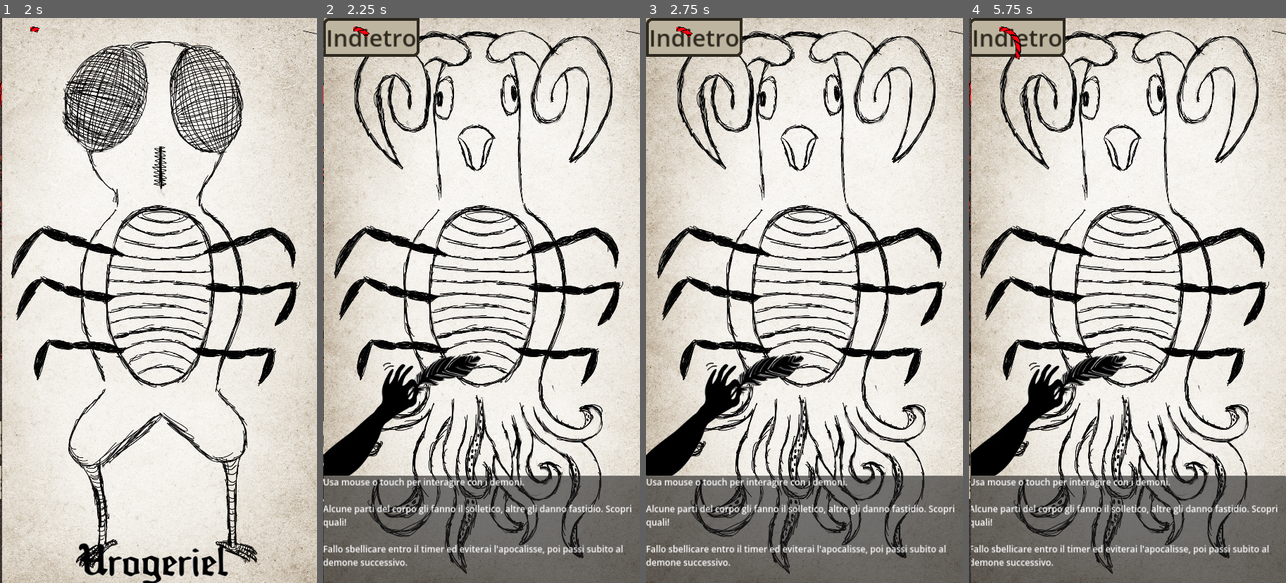
Above: before the commit, frames 1-4 (left to right).
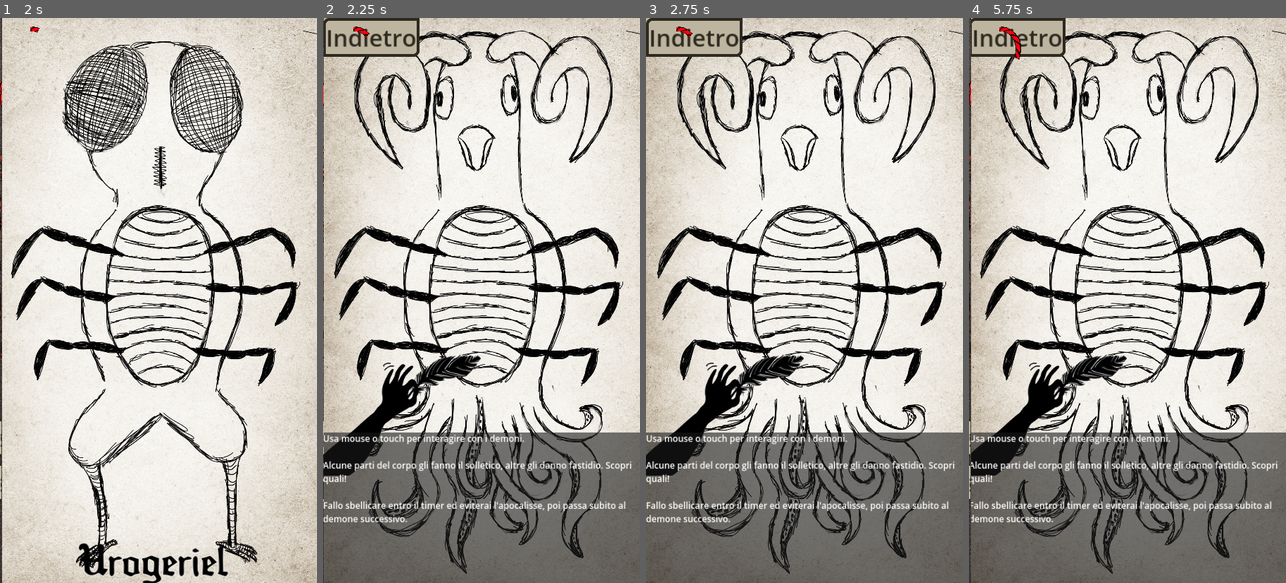
Above: after the commit, the same moments.

Repository: lemurivolta/ggj2024
Game: Godot game, scene res://components/root/root.tscn
Two runs of this game, one before a commit and one after it. Both use one fixed random seed, a clock stepped at 60 frames per second and the inputs below. The engine's default icon, where the game draws it, is replaced by a stand-in: a white triangle on a blue panel in a dark square.
Inputs:
- Up to frame 1 (2 s): click "Inizia" at 0.5 s; click "Inizia" at 1.25 s
- Up to frame 2 (2.25 s): click "Istruzioni" at 2 s
- Up to frame 3 (2.75 s): no input
- Up to frame 4 (5.75 s): click "Indietro" at 2.75 s; click "Istruzioni" at 3.5 s; click "Inizia" at 4.25 s; click "Istruzioni" at 5 s

Frame 1 is identical in both runs. In frame 2, 8.6% of the frame differs, in the area x 0-100%, y 73-97%; in frame 3, 8.6%; in frame 4, 8.6%.

Commit message:
fix: info size

Diff:
--- a/components/istruzioni/istruzioni.tscn
+++ b/components/istruzioni/istruzioni.tscn
@@ -34,9 +34,9 @@
 
 [node name="Panel" type="Panel" parent="."]
 layout_mode = 0
-offset_top = 1556.0
+offset_top = 1408.0
 offset_right = 1080.0
-offset_bottom = 1920.0
+offset_bottom = 1923.0
 
 [node name="Label" type="Label" parent="Panel"]
 layout_mode = 1
@@ -50,7 +50,7 @@
 
 Alcune parti del corpo gli fanno il solletico, altre gli danno fastidio. Scopri quali!
 
-Fallo sbellicare entro il timer ed eviterai l'apocalisse, poi passi subito al demone successivo."
+Fallo sbellicare entro il timer ed eviterai l'apocalisse, poi passa subito al demone successivo."
 autowrap_mode = 2
 
 [node name="BackButton" type="Button" parent="."]
